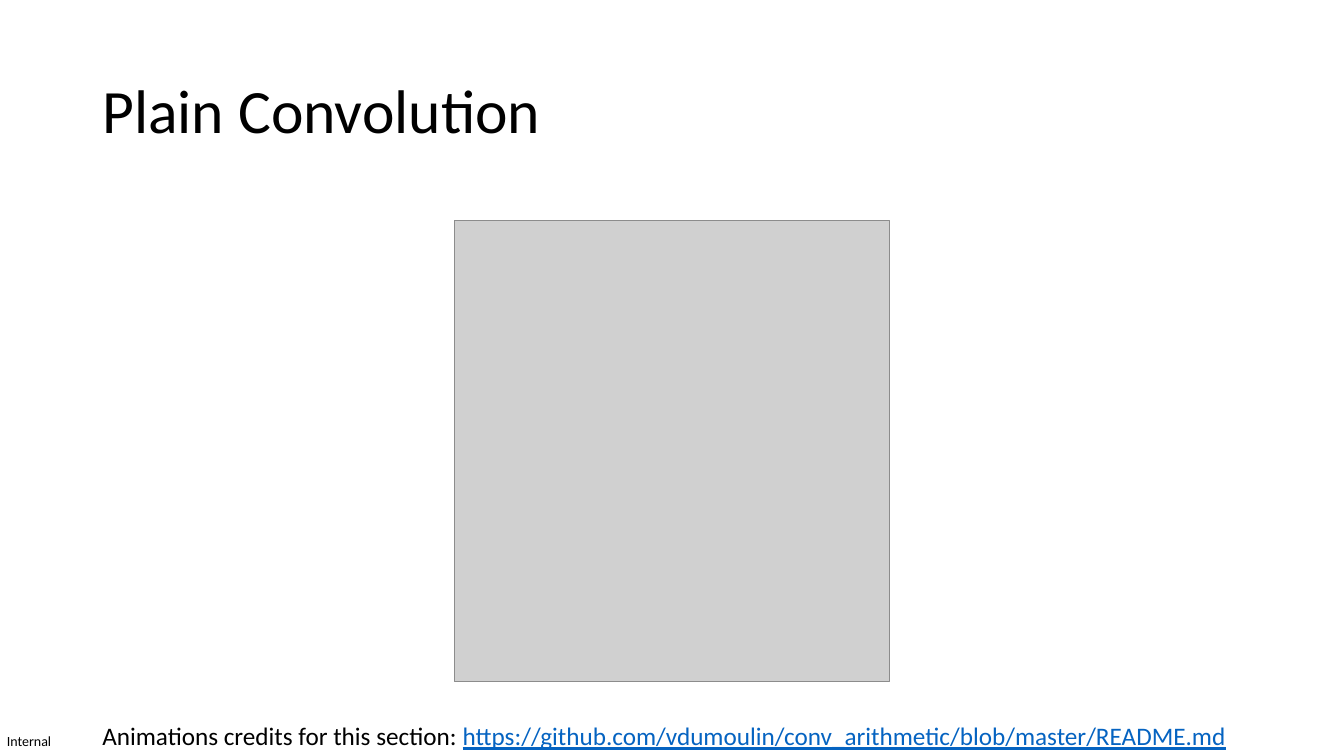
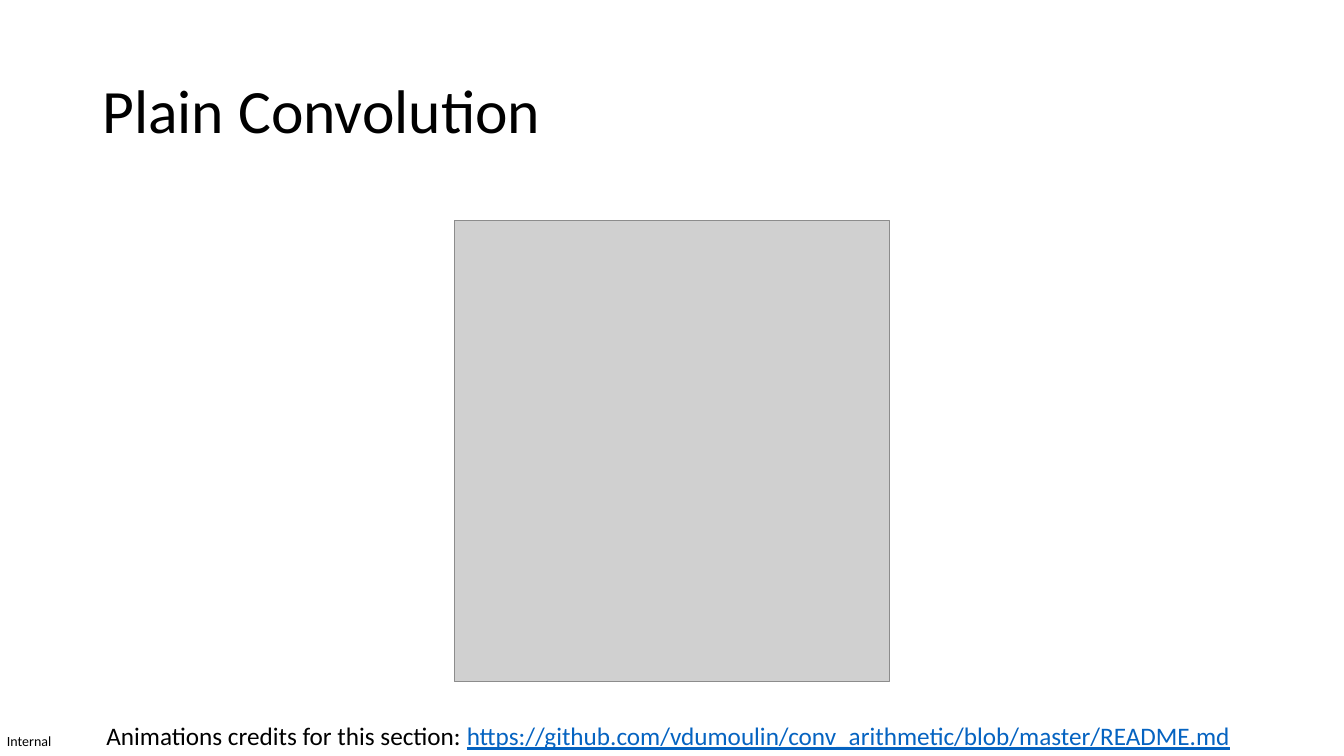
Before and after one commit to pauldubois98/AdcancedTopicsDataScience2026, a slide deck: slide 7 of Course09/slides.pptx. Drawn at 1344x756 pixels with LibreOffice and Linux fonts; fonts in the diff are those of the drawing; grey boxes stand for pictures. Boxes give left, top, right and bottom in pixels: in the first picture for what was removed or moved away, otherwise in the second. Text is boxed around its words. In the diff, an @@ line names an element or a change of style, - is before the commit and + after.

```diff
--- a/Course09/slides.pptx
+++ b/Course09/slides.pptx
@@ text "Animations credits for this section: ...": place and size @@
-text "Animations credits for this section: ..." at (102, 727, 1226, 750)
+text "Animations credits for this section: ..." at (106, 727, 1230, 750)
```
Also in this commit, not shown: 9 other slides changed, 5 slides removed.
